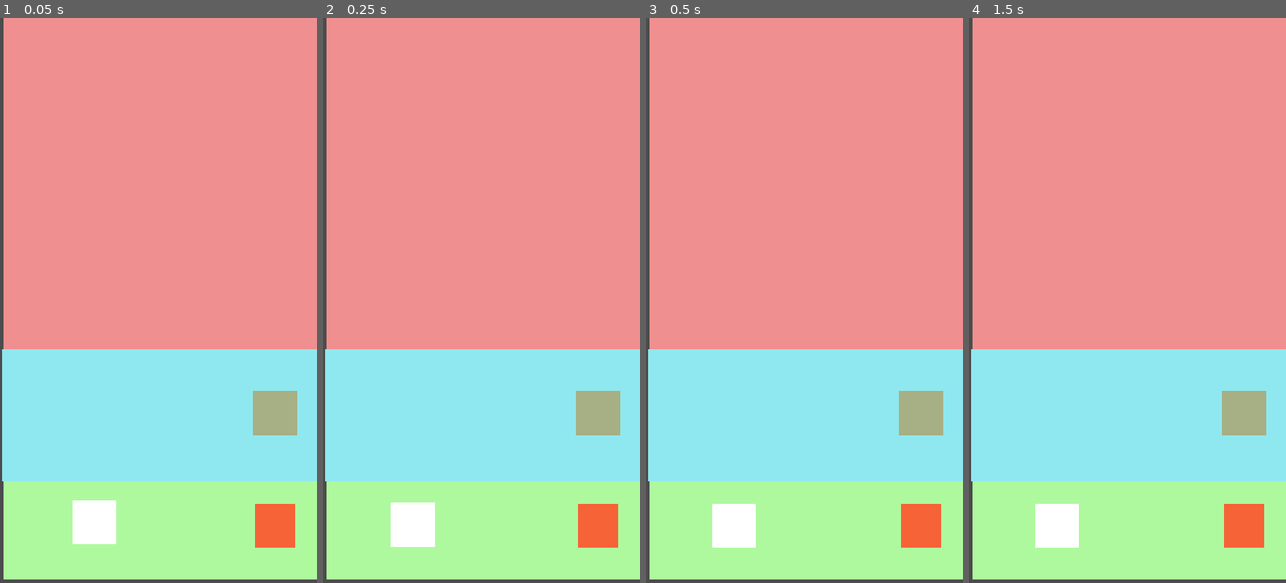
Above: before the commit, frames 1-4 (left to right).
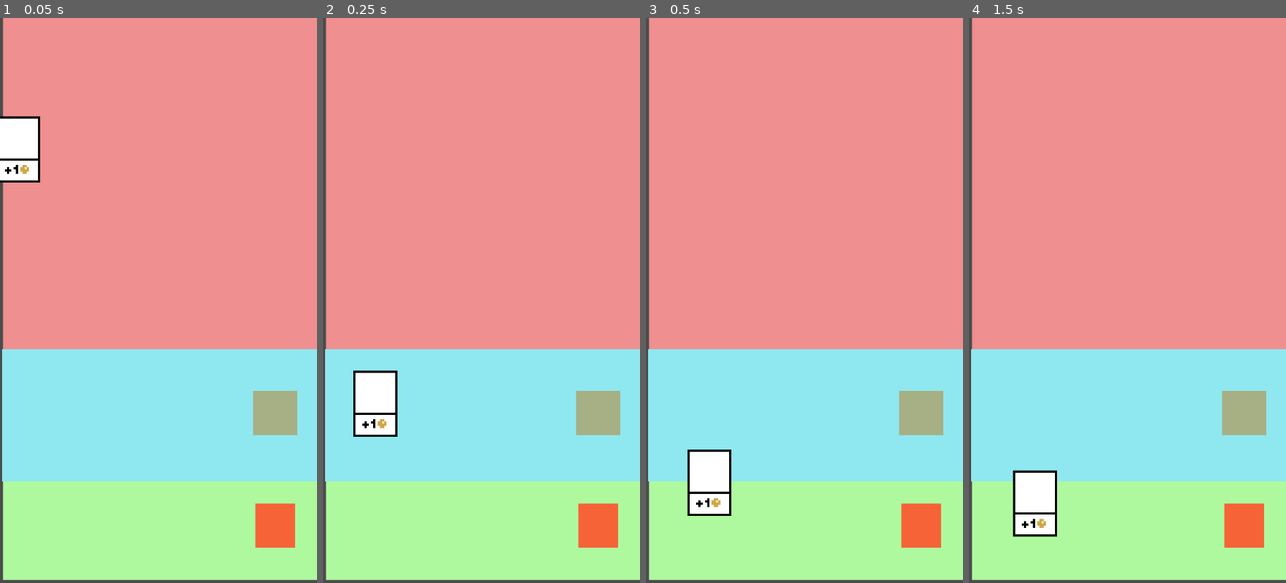
Above: after the commit, the same moments.

Repository: Guzel2/rogue_like_deck_builder
Game: Godot game, scene res://scenes_and_scripts/main.tscn
Same seed, same stepped clock (60 frames per second), same inputs: the game is played once before the commit and once after it.
Inputs (mouse positions are in pixels of both pictures, inside the frame that each line leads up to):
- Up to frame 1 (0.05 s): no input
- Up to frame 2 (0.25 s): no input
- Up to frame 3 (0.5 s): no input
- Up to frame 4 (1.5 s): move the mouse to (1197, 272) at 0.52 s; tap Enter at 1.25 s; move the mouse to (1064, 328) at 1.27 s

The runs differ from the first frame. In frame 1, 2.9% of the frame differs, in the area x 0-100%, y 0-100%; in frame 2, 3.1%; in frame 3, 2.9%; in frame 4, 2.4%.

Commit message:
more hand card stuff

Diff:
--- a/project.godot
+++ b/project.godot
@@ -21,12 +21,36 @@
 window/size/test_width=360
 window/size/test_height=640
 window/handheld/orientation="portrait"
-window/stretch/mode="2d"
+window/stretch/mode="viewport"
 window/stretch/aspect="keep_width"
 
 [gui]
 
 common/drop_mouse_on_gui_input_disabled=true
+
+[importer_defaults]
+
+texture={
+"compress/bptc_ldr": 0,
+"compress/hdr_mode": 0,
+"compress/lossy_quality": 0.7,
+"compress/mode": 0,
+"compress/normal_map": 0,
+"detect_3d": false,
+"flags/anisotropic": false,
+"flags/filter": false,
+"flags/mipmaps": false,
+"flags/repeat": 0,
+"flags/srgb": 2,
+"process/HDR_as_SRGB": false,
+"process/fix_alpha_border": true,
+"process/invert_color": false,
+"process/normal_map_invert_y": false,
+"process/premult_alpha": false,
+"size_limit": 0,
+"stream": false,
+"svg/scale": 1.0
+}
 
 [input_devices]
 
--- a/scenes_and_scripts/gameplay.gd
+++ b/scenes_and_scripts/gameplay.gd
@@ -1,6 +1,6 @@
 extends Node2D
 
-onready var hand_cards = find_node('hand_cards')
+onready var hand_cards = find_node('hand')
 
 var deck = ['0', '1', '2', '3', '4', '5', '6', '7', '8', '9']
 var hand = []
@@ -10,8 +10,6 @@
 	draw_cards(1)
 
 func play_card(card_name: String, card):
-	print(card_name)
-
 	var played = true
 
 	match card_name: #check for conditions, for example if you need to discard cards
@@ -30,11 +28,12 @@
 			hand.append(hand_card)
 
 		card.discard_this()
+		hand_cards.organize_cards()
 
 		match card_name:
 			'0':
 				print('test effect')
-				draw_cards(3)
+				draw_cards(5)
 
 	else:
 		card.return_to_hand()
@@ -67,7 +66,7 @@
 			x += 1
 
 func add_card_to_hand(card_name):
-	var card = load("res://scenes_and_scripts/gameplay/card.tscn").instance()
+	var card = load("res://scenes_and_scripts/gameplay/hand_card.tscn").instance()
 	card.card_name = card_name
 	hand_cards.add_child(card)
 	hand_cards.organize_cards()
--- a/scenes_and_scripts/gameplay/card.tscn
+++ /dev/null
@@ -1,9 +0,0 @@
-[gd_scene load_steps=3 format=2]
-
-[ext_resource path="res://scenes_and_scripts/gameplay/card.gd" type="Script" id=1]
-[ext_resource path="res://sprites/cards/test.png" type="Texture" id=2]
-
-[node name="card" type="TouchScreenButton"]
-position = Vector2( 34, 218 )
-normal = ExtResource( 2 )
-script = ExtResource( 1 )
--- /dev/null
+++ b/scenes_and_scripts/gameplay/hand.gd
@@ -0,0 +1,28 @@
+extends Node2D
+
+onready var parent = get_parent()
+
+var available_space = 70
+var x_offset = 30
+var y_offset = 220
+
+func organize_cards():
+	var children = get_children()
+
+	var x = children.size()
+
+	while x > 0:
+		var child = children.pop_front()
+
+		if !child.action_on_desired_pos == 'remove':
+			children.append(child)
+
+		x -= 1
+
+	if children.size() > 0:
+		var step_size = available_space / children.size()
+
+		for child in children.size():
+			children[child].desired_pos = Vector2(x_offset, y_offset) + Vector2(step_size*child, 0)
+			children[child].start_pos = children[child].desired_pos
+			children[child].action_on_desired_pos = null
--- a/scenes_and_scripts/gameplay/card.gd
+++ b/scenes_and_scripts/gameplay/hand_card.gd
@@ -1,12 +1,13 @@
 extends TouchScreenButton
 
-onready var parent = get_parent().get_parent()
+onready var parent = get_parent()
 
 var card_name = 'test'
 
-var size = normal.get_size()
+var just_pressed = false
+var is_pressed = false
 
-var just_pressed = false
+var locked = false
 
 var start_pos
 var desired_pos
@@ -20,21 +21,32 @@
 	desired_pos = start_pos
 
 func _process(delta):
+	is_pressed = false
 	if is_pressed():
-		position = get_global_mouse_position() - size/2
+		if !locked:
+			is_pressed = true
+
+	if is_pressed:
+		position = get_global_mouse_position()
+		for child in parent.get_children():
+			if child != self:
+				child.lock()
 		just_pressed = true
-		print(card_name)
 	elif just_pressed:
 		just_pressed = false
 
-		var y_pos = position.y + size.y/2
+		for child in parent.get_children():
+			if child != self:
+				child.unlock()
+
+		var y_pos = position.y
 
 		if y_pos < top_area_y:
 			return_to_hand()
 		elif y_pos < play_area_y:
 			action_on_desired_pos = null
 			desired_pos = position
-			parent.play_card(card_name, self)
+			parent.parent.play_card(card_name, self)
 		else:
 			return_to_hand()
 
@@ -52,10 +64,16 @@
 					queue_free()
 
 func discard_this():
-	parent.discard.append(card_name)
-	desired_pos = Vector2(125, 230) - size/2
+	parent.parent.discard.append(card_name)
+	desired_pos = Vector2(125, 230)
 	action_on_desired_pos = 'remove'
 
 func return_to_hand():
 	action_on_desired_pos = null
 	desired_pos = start_pos
+
+func lock():
+	locked = true
+
+func unlock():
+	locked = false
--- /dev/null
+++ b/scenes_and_scripts/gameplay/hand_card.tscn
@@ -0,0 +1,23 @@
+[gd_scene load_steps=5 format=2]
+
+[ext_resource path="res://scenes_and_scripts/gameplay/hand_card.gd" type="Script" id=1]
+[ext_resource path="res://sprites/cards/new_card.png" type="Texture" id=3]
+
+[sub_resource type="RectangleShape2D" id=1]
+extents = Vector2( 10, 15 )
+
+[sub_resource type="SpriteFrames" id=2]
+animations = [ {
+"frames": [ ExtResource( 3 ) ],
+"loop": true,
+"name": "default",
+"speed": 5.0
+} ]
+
+[node name="hand_card" type="TouchScreenButton"]
+shape = SubResource( 1 )
+shape_centered = false
+script = ExtResource( 1 )
+
+[node name="AnimatedSprite" type="AnimatedSprite" parent="."]
+frames = SubResource( 2 )
--- a/scenes_and_scripts/hand_cards.gd
+++ /dev/null
@@ -1,27 +0,0 @@
-extends Node2D
-
-var available_space = 70
-var x_offset = 30
-var y_offset = 220
-
-func organize_cards():
-	var children = get_children()
-
-	var x = children.size()
-
-	while x > 0:
-		var child = children.pop_front()
-
-		if !child.action_on_desired_pos == 'remove':
-			children.append(child)
-
-		x -= 1
-
-	print(children)
-
-	var step_size = available_space / children.size()
-
-	for child in children.size():
-		children[child].desired_pos = Vector2(x_offset, y_offset) + Vector2(step_size*child, 0)
-		children[child].start_pos = children[child].desired_pos
-		children[child].action_on_desired_pos = null
--- a/scenes_and_scripts/main.tscn
+++ b/scenes_and_scripts/main.tscn
@@ -1,7 +1,7 @@
 [gd_scene load_steps=4 format=2]
 
 [ext_resource path="res://sprites/cards/test.png" type="Texture" id=1]
-[ext_resource path="res://scenes_and_scripts/hand_cards.gd" type="Script" id=2]
+[ext_resource path="res://scenes_and_scripts/gameplay/hand.gd" type="Script" id=2]
 [ext_resource path="res://scenes_and_scripts/gameplay.gd" type="Script" id=3]
 
 [node name="main" type="Node2D"]
@@ -47,7 +47,7 @@
 position = Vector2( 115, 169 )
 normal = ExtResource( 1 )
 
-[node name="hand_cards" type="Node2D" parent="gameplay"]
+[node name="hand" type="Node2D" parent="gameplay"]
 script = ExtResource( 2 )
 
 [connection signal="released" from="gameplay/end_turn" to="gameplay" method="_on_end_turn_released"]
Binary file added: scenes_and_scripts/gameplay/new_card.png
Not shown, added: scenes_and_scripts/gameplay/new_card.png.import
Binary file added: sprites/cards/new_card.png
Not shown, added: sprites/cards/new_card.png.import
Not shown, added: sprites/cards/new_card.gal
